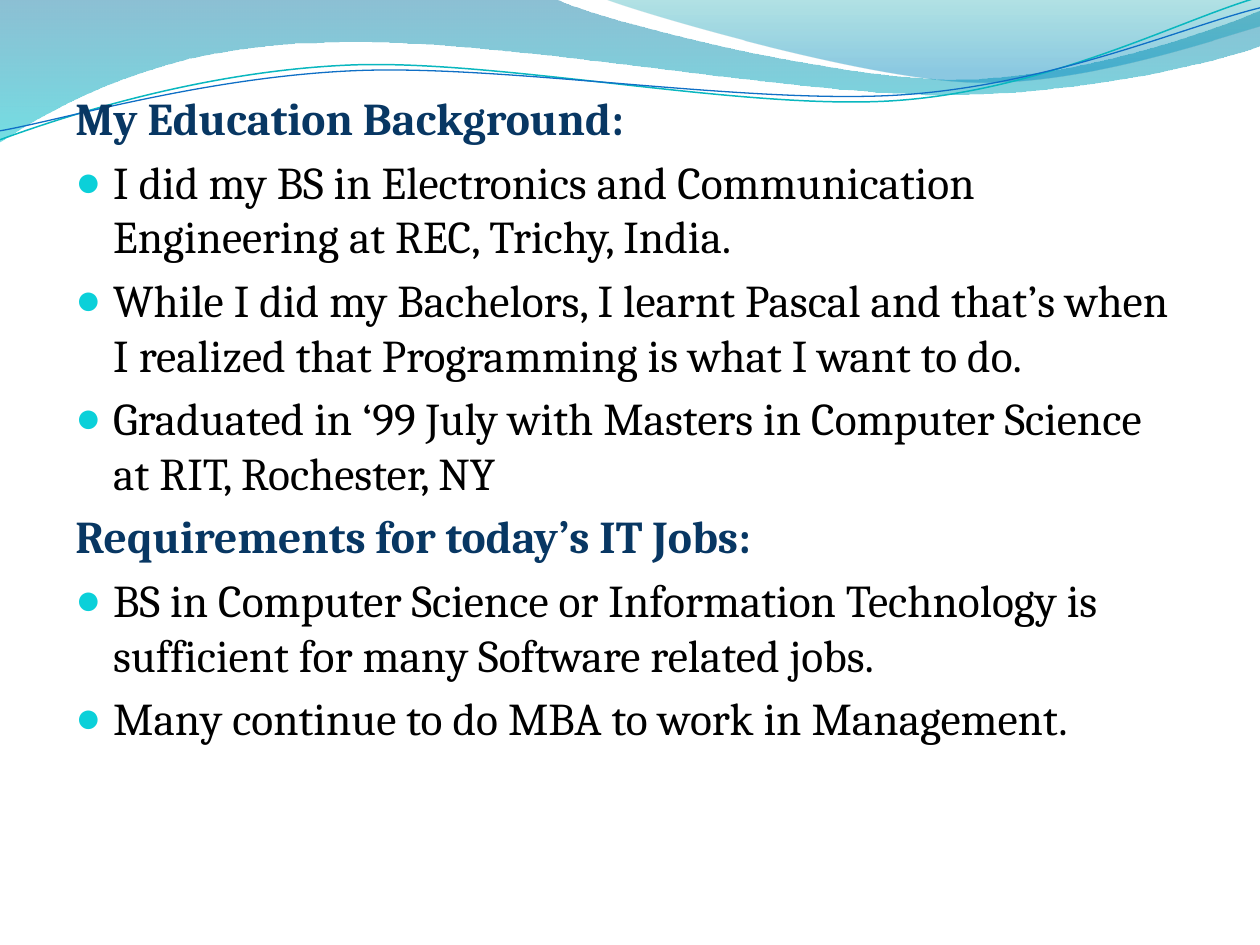
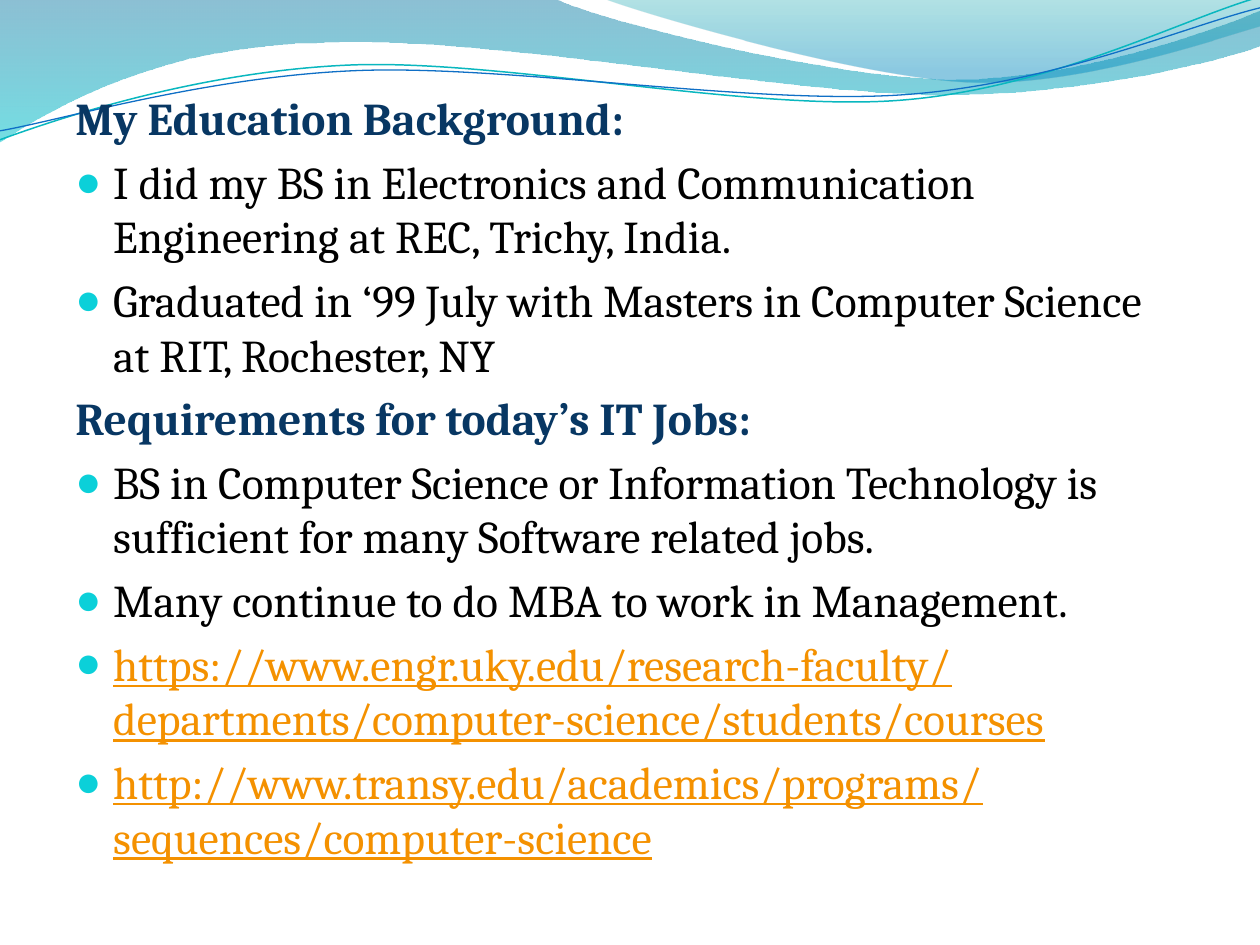
Before and after one commit to rkavitha/PresentationOnITIndustry, a slide deck: slide 2 of IT Industry.pptx. Drawn at 1260x945 pixels with LibreOffice and Linux fonts; fonts in the diff are those of the drawing; background and template pictures are left out. Boxes give left, top, right and bottom in pixels: in the first picture for what was removed or moved away, otherwise in the second. Text is boxed around its words. In the diff, an @@ line names an element or a change of style, - is before the commit and + after.

```diff
--- a/IT Industry.pptx
+++ b/IT Industry.pptx
@@ text at <box>113,285,1168,382</box>: paragraph removed @@
-● While I did my Bachelors, I learnt Pascal and that’s when I realized that Programming is what I want to do.
@@ text at <box>113,648,1043,864</box>: paragraphs added @@
+● https://www.engr.uky.edu/research-faculty/departments/computer-science/students/courses
+● http://www.transy.edu/academics/programs/sequences/computer-science
```
Also in this commit, not shown: 1 other slide changed.
